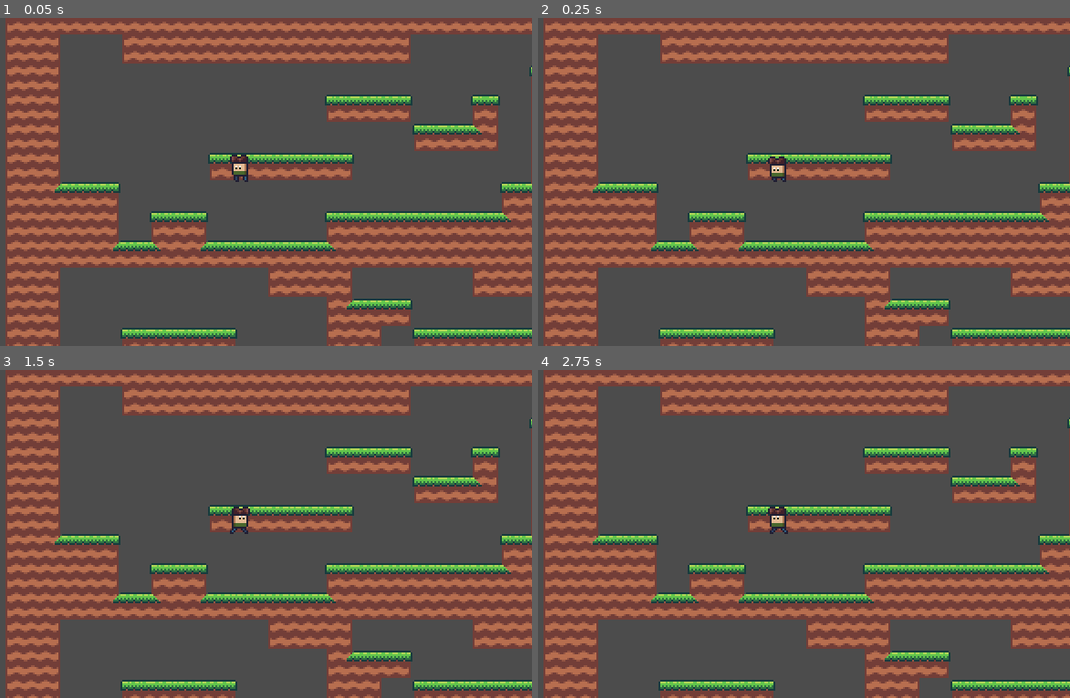
Above: before the commit, frames 1-4 (two rows, left to right).
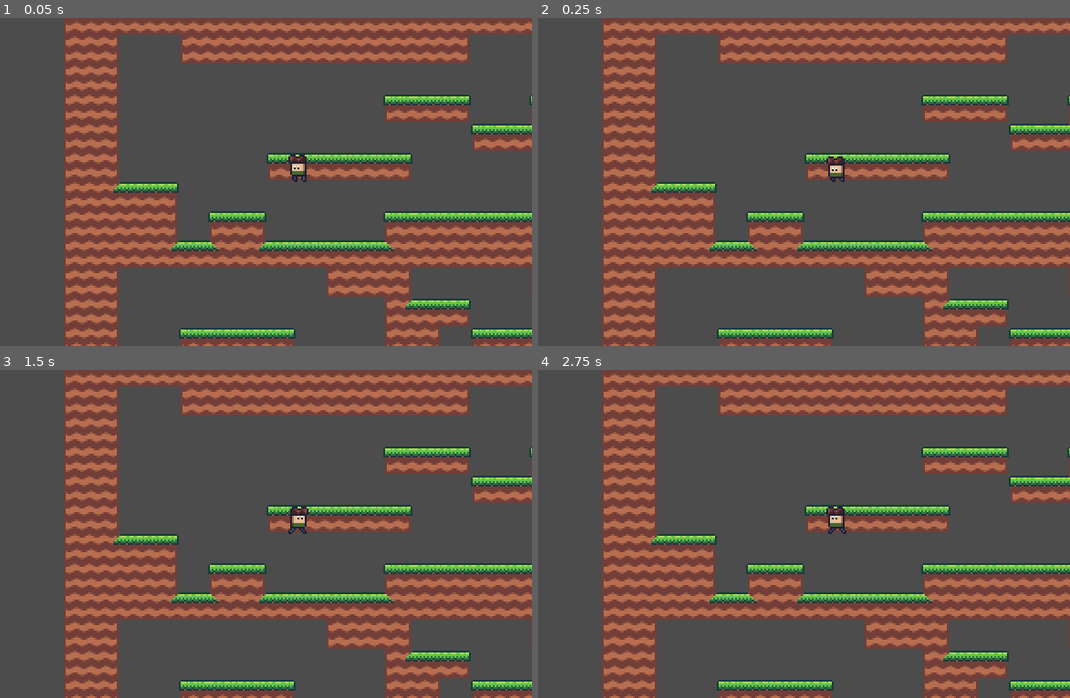
Above: after the commit, the same moments.

Repository: jasonrobwebster/Cave
Game: Godot game, scene res://scenes/Level1-1.tscn
Same seed, same stepped clock (60 frames per second), same inputs: the game is played once before the commit and once after it. This scene is started directly instead of the project's main scene.
Inputs:
- Up to frame 1 (0.05 s): no input
- Up to frame 2 (0.25 s): no input
- Up to frame 3 (1.5 s): hold Right (ui_right) from 0.53 s (still down); tap Space (jump) at 0.77 s; tap Enter at 1.25 s
- Up to frame 4 (2.75 s): tap Space (jump) at 1.52, 2 s; release Right (ui_right) at 2.03 s; hold Left (ui_left) from 2.03 s (still down)

The runs differ from the first frame. In frame 1, 40% of the frame differs, in the area x 1-100%, y 0-100%; in frame 2, 40%; in frame 3, 40%; in frame 4, 40%.

Commit message:
fleshed out camera system

Diff:
--- a/camera/Camera2D.tscn
+++ b/camera/Camera2D.tscn
@@ -1,7 +1,15 @@
 [gd_scene load_steps=2 format=2]
 
-[ext_resource path="res://camera/Camera.gd" type="Script" id=1]
+[ext_resource path="res://camera/CameraControls.gd" type="Script" id=1]
 
-[node name="Camera2D" type="Camera2D"]
+[node name="CameraPivot" type="Position2D"]
+script = ExtResource( 1 )
+
+[node name="Tween" type="Tween" parent="."]
+
+[node name="Camera" type="Camera2D" parent="."]
 current = true
-script = ExtResource( 1 )
+drag_margin_h_enabled = true
+
+[node name="Timer" type="Timer" parent="."]
+[connection signal="timeout" from="Timer" to="." method="_on_Timer_timeout"]
--- /dev/null
+++ b/camera/CameraControls.gd
@@ -0,0 +1,75 @@
+extends Position2D
+
+export(NodePath) var player_path setget set_player
+
+const LOOK_DISTANCE = 60
+
+var _player: KinematicBody2D
+
+onready var camera = $Camera
+onready var tween = $Tween
+onready var timer = $Timer
+
+
+func _ready():
+	_player = get_node(player_path)
+	follow_player()
+
+
+func _input(event):
+	if event.is_action_pressed("ui_down"):
+		timer.stop()
+		timer.start(1)
+	elif event.is_action_released("ui_down"):
+		timer.stop()
+		_reset_cam()
+	elif event.is_action_pressed("ui_up"):
+		timer.stop()
+		timer.start(1)
+	elif event.is_action_released("ui_up"):
+		timer.stop()
+		_reset_cam()
+
+
+
+func set_player(player: NodePath):
+	player_path = player
+	_player = get_node(player_path)
+
+
+func follow_player():
+	_player.get_node("RemoteTransform2D").remote_path = self.get_path()
+
+
+func _look(end: Vector2):
+	tween.interpolate_property(
+		camera,
+		"position",
+		camera.position,
+		end,
+		0.5,
+		Tween.TRANS_QUART,
+		Tween.EASE_OUT
+	)
+	tween.start()
+
+
+func _reset_cam():
+	tween.stop_all()
+	tween.interpolate_property(
+		camera,
+		"position",
+		camera.position,
+		Vector2(camera.position.x, 0),
+		0.5,
+		Tween.TRANS_QUART,
+		Tween.EASE_OUT
+	)
+	tween.start()
+
+
+func _on_Timer_timeout():
+	if Input.is_action_pressed("ui_down"):
+		_look(Vector2(camera.position.x, LOOK_DISTANCE))
+	elif Input.is_action_pressed("ui_up"):
+		_look(Vector2(camera.position.x, -LOOK_DISTANCE))
